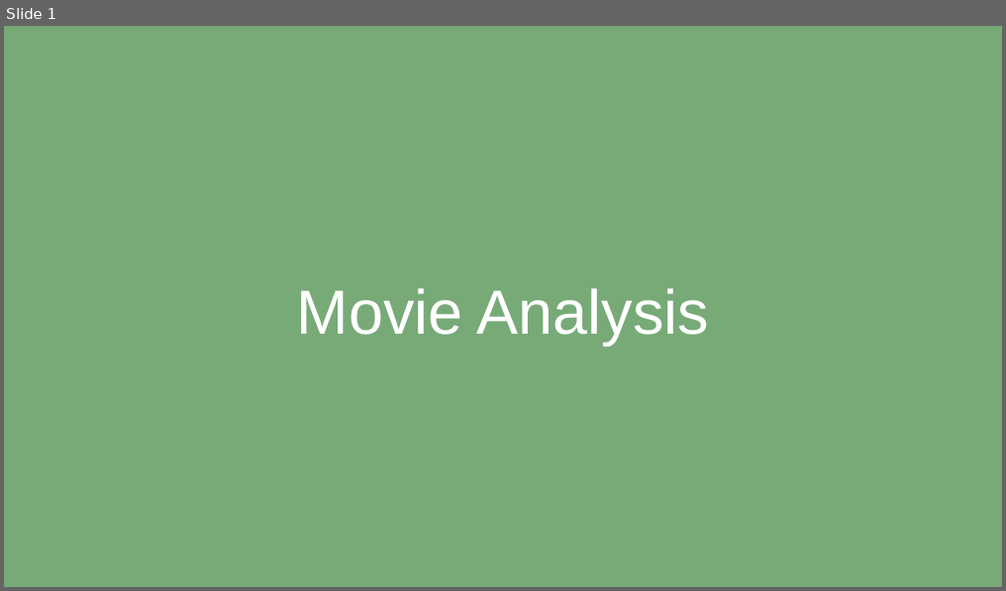
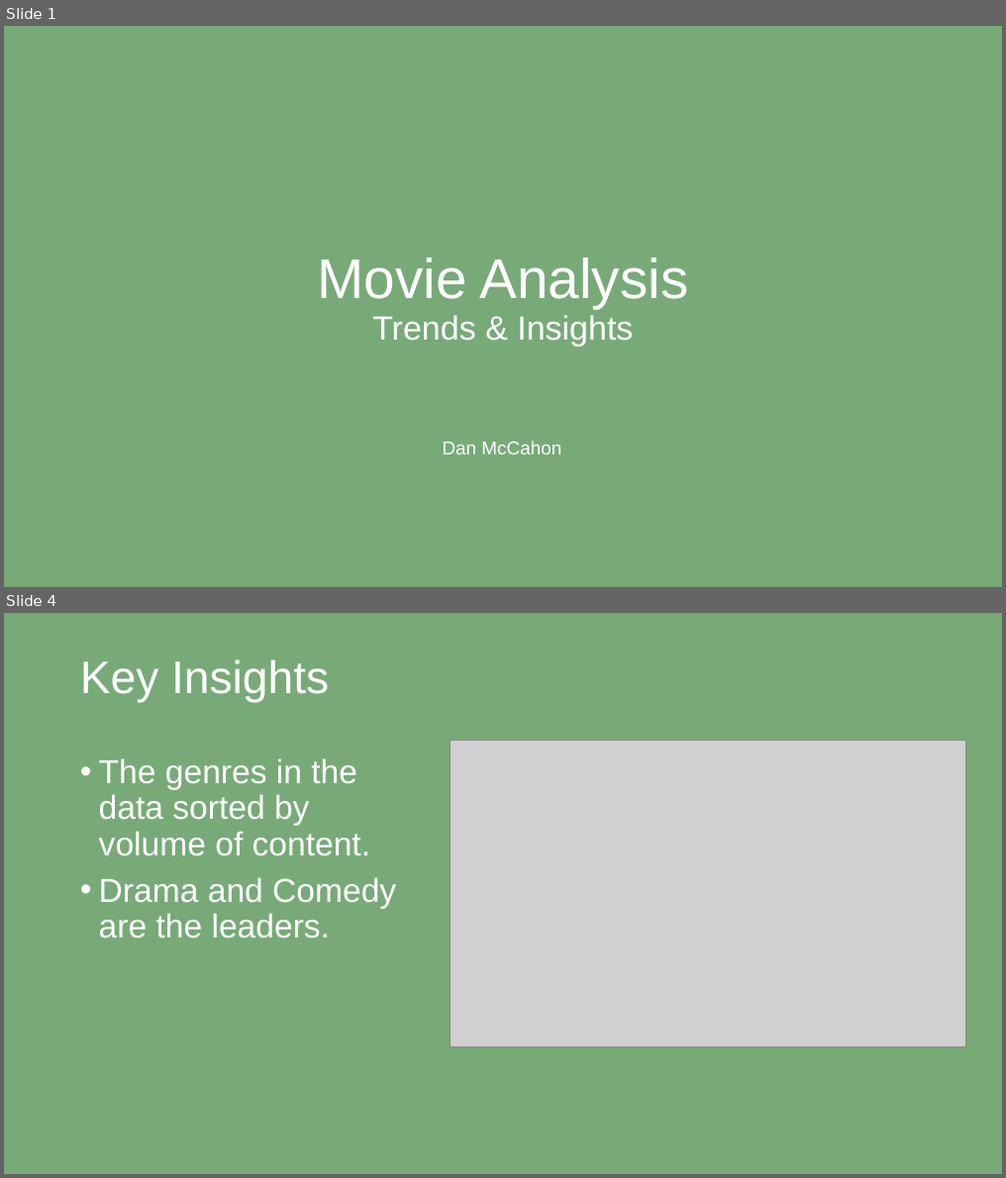
Before and after one commit to dtoshm/data_project_eight, a slide deck: movie_presentation.pptx. Shown one above the other, each under a label of ours: slide 1 before the commit, slides 1 and 4 after it; the slides between them are not shown. The pictures are 1006x591 and 1006x1178 pixels, drawn with LibreOffice and Linux fonts; fonts in the diff are those of the drawing; grey boxes stand for pictures. Boxes give left, top, right and bottom in pixels: in the first picture for what was removed or moved away, otherwise in the second. Text is boxed around its words. In the diff, an @@ line names an element or a change of style, - is before the commit and + after.

```diff
--- a/movie_presentation.pptx
+++ b/movie_presentation.pptx
@@ slide 4 added at box(4, 613, 1002, 1174), background #77AA77 @@
@@ text added at box(80, 660, 329, 703), 44 pt, text #FFFFFF @@
+Key Insights
@@ text added at box(99, 759, 396, 939), 32 pt, text #FFFFFF @@
+• The genres in the data sorted by volume of content.
+• Drama and Comedy are the leaders.
@@ picture added at box(450, 741, 966, 1047) @@
@@ slide 1 changed as well @@
@@ title at box(317, 258, 688, 347): text changed; size 60 to 32.4 pt @@
-Movie Analysis
+Movie Analysis
+Trends & Insights
@@ text added at box(443, 441, 561, 455), 18 pt, text #FFFFFF @@
+Dan McCahon
```
Also in this commit, not shown: 1 other slide changed, 2 other slides added, 3 slides removed, 1 other file.
